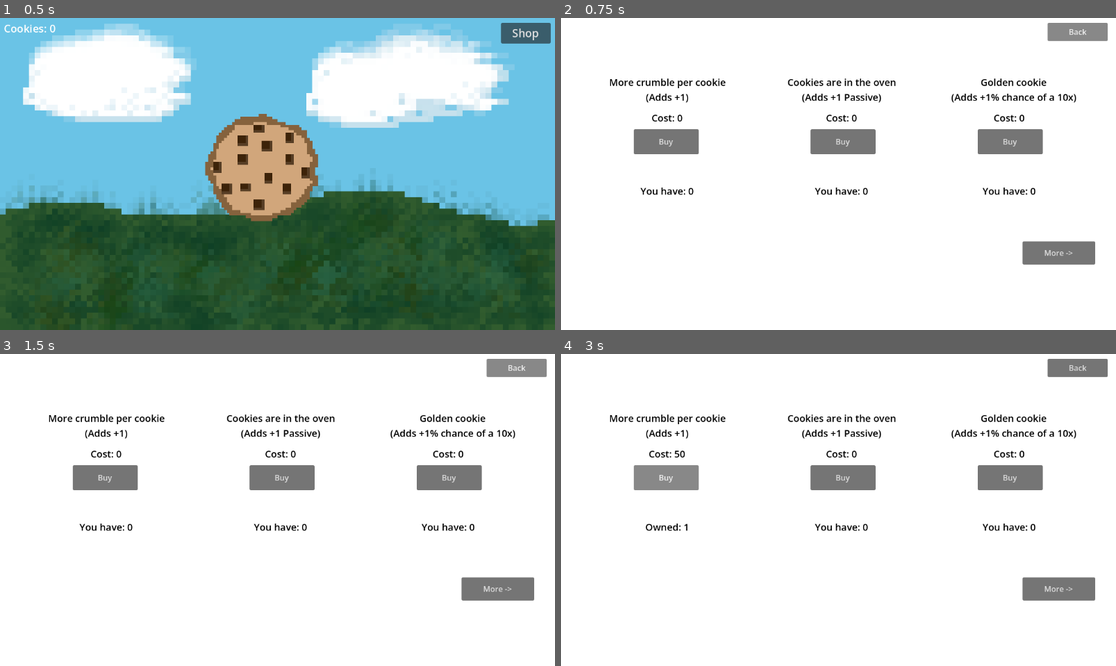
Above: before the commit, frames 1-4 (two rows, left to right).
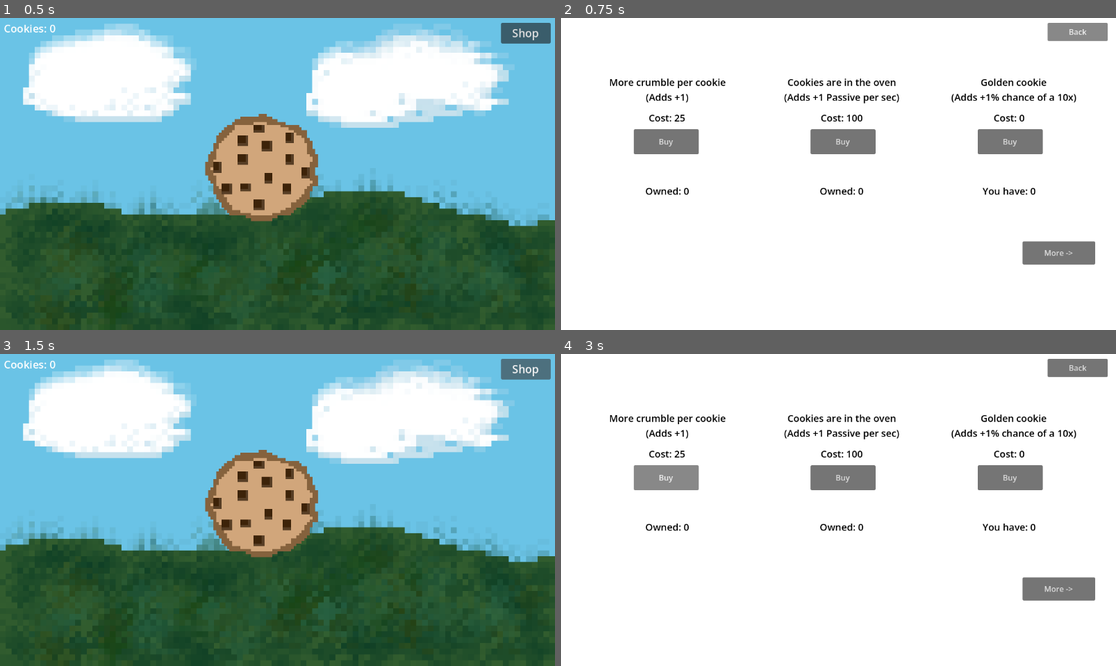
Above: after the commit, the same moments.

Repository: Crystal-153/Cookie-clicker
Game: Godot game, scene res://node.tscn
The game is run twice, just before and just after one commit, with the same random seed, the same clock (stepped at 60 frames per second) and the same inputs.
Inputs (mouse positions are in pixels of both pictures, inside the frame that each line leads up to):
- Up to frame 1 (0.5 s): no input
- Up to frame 2 (0.75 s): click "Back" at 0.5 s
- Up to frame 3 (1.5 s): click "Back" at 1.25 s
- Up to frame 4 (3 s): click (1088, 369) at 2 s, where only the run after the commit has a clickable "Shop"; click "Buy" at 2.75 s

Frame 1 is identical in both runs. In frame 2, 0.7% of the frame differs, in the area x 14-61%, y 24-57%; in frame 3, 89%, in the area x 0-100%, y 0-100%; in frame 4, 0.6%.

Commit message:
2 upgrades work now

Diff:
--- a/main.gd
+++ b/main.gd
@@ -1,9 +1,8 @@
 extends Node
-signal cookiePress
 @onready var scoreText=$score
 # Called when the node enters the scene tree for the first time.
 func _ready() -> void:
-	pass # Replace with function body.
+	scoreText.text = "Cookies: "+ str(Gamee.score)
 
 
 # Called every frame. 'delta' is the elapsed time since the previous frame.
@@ -15,5 +14,9 @@
 	get_tree().change_scene_to_file("res://shop.tscn")
 
 func _on_cookie_pressed() -> void:
-	cookiePress.emit()
+	Gamee.score+=Gamee.add
 	scoreText.text = "Cookies: "+ str(Gamee.score)
+
+
+func _on_timer_timeout() -> void:
+	Gamee.score+=Gamee.autoAmount
--- a/main.tscn
+++ b/main.tscn
@@ -42,5 +42,9 @@
 texture_pressed = ExtResource("3_lquwl")
 stretch_mode = 6
 
+[node name="Timer" type="Timer" parent="." unique_id=902978705]
+autostart = true
+
 [connection signal="pressed" from="shop" to="." method="_on_shop_pressed"]
 [connection signal="pressed" from="cookie" to="." method="_on_cookie_pressed"]
+[connection signal="timeout" from="Timer" to="." method="_on_timer_timeout"]
--- a/node.gd
+++ b/node.gd
@@ -3,21 +3,3 @@
 static var score=0
 static var add=1
 static var autoAmount=0
-# Called when the node enters the scene tree for the first time.
-func _ready() -> void:
-	pass # Replace with function body.
-
-
-# Called every frame. 'delta' is the elapsed time since the previous frame.
-func _process(_delta: float) -> void:
-	pass
-
-
-
-
-func _on_main_cookie_press() -> void:
-	score+=add
-
-
-func _on_timer_timeout() -> void:
-	score+=autoAmount
--- a/node.tscn
+++ b/node.tscn
@@ -1,9 +1,7 @@
 [gd_scene format=3 uid="uid://b65s62cp7wyi5"]
 
 [ext_resource type="Script" uid="uid://g3m1hgv4rjg5" path="res://node.gd" id="1_112p8"]
-[ext_resource type="Script" uid="uid://bldu7blv6gc2n" path="res://shop.gd" id="3_tda05"]
 [ext_resource type="PackedScene" uid="uid://b28kh7amyl040" path="res://main.tscn" id="4_e2u21"]
-[ext_resource type="Script" uid="uid://grhrcpn4fa4h" path="res://shop_2.gd" id="5_qn3nj"]
 [ext_resource type="PackedScene" uid="uid://c8jxmdss3v5hk" path="res://shop.tscn" id="5_tda05"]
 [ext_resource type="PackedScene" uid="uid://c0pd4ommcknb3" path="res://shop2.tscn" id="6_qn3nj"]
 
@@ -11,15 +9,7 @@
 script = ExtResource("1_112p8")
 
 [node name="shop" parent="." unique_id=1456735525 instance=ExtResource("5_tda05")]
-script = ExtResource("3_tda05")
 
 [node name="shop2" parent="." unique_id=1155712594 instance=ExtResource("6_qn3nj")]
-script = ExtResource("5_qn3nj")
 
 [node name="main" parent="." unique_id=1175136564 instance=ExtResource("4_e2u21")]
-
-[node name="Timer" type="Timer" parent="." unique_id=1785433316]
-autostart = true
-
-[connection signal="cookiePress" from="main" to="." method="_on_main_cookie_press"]
-[connection signal="timeout" from="Timer" to="." method="_on_timer_timeout"]
--- a/shop.gd
+++ b/shop.gd
@@ -15,8 +15,10 @@
 static var owned3=0
 # Called when the node enters the scene tree for the first time.
 func _ready() -> void:
-	pass # Replace with function body.
-
+	priceText1.text="Cost: "+str(price1)
+	ownedText1.text="Owned: "+str(owned1)
+	priceText2.text="Cost: "+str(price2)
+	ownedText2.text="Owned: "+str(owned2)
 
 # Called every frame. 'delta' is the elapsed time since the previous frame.
 func _process(delta: float) -> void:
@@ -24,20 +26,28 @@
 
 
 func _on_plusone_buy_pressed() -> void:
-	Gamee.score-=price1
-	Gamee.add+=1
-	price1*=2
-	owned1+=1
-	priceText1.text="Cost: "+str(price1)
-	ownedText1.text="Owned: "+str(owned1)
+	if price1<=Gamee.score:
+		Gamee.score-=price1
+		Gamee.add+=1
+		price1*=2
+		owned1+=1
+		priceText1.text="Cost: "+str(price1)
+		ownedText1.text="Owned: "+str(owned1)
 
 
 
 
 
 func _on_oven_buy_pressed() -> void:
-	Gamee.score-=price2
-	price2*=1.5
-	owned2+=1
-	priceText2.text="Cost: "+str(price2)
-	ownedText2.text="Owned: "+str(owned2)
+	if price2<=Gamee.score:
+		Gamee.score-=price2
+		price2*=1.5
+		owned2+=1
+		Gamee.autoAmount+=1
+		priceText2.text="Cost: "+str(price2)
+		ownedText2.text="Owned: "+str(owned2)
+
+
+
+func _on_back_pressed() -> void:
+	get_tree().change_scene_to_file("res://main.tscn")
--- a/shop.tscn
+++ b/shop.tscn
@@ -9,7 +9,7 @@
 offset_right = 1152.0
 offset_bottom = 648.0
 
-[node name="Button" type="Button" parent="." unique_id=496455272]
+[node name="back" type="Button" parent="." unique_id=496455272]
 offset_left = 1010.0
 offset_top = 10.0
 offset_right = 1135.0
@@ -35,7 +35,7 @@
 theme_override_colors/font_color = Color(0, 0, 0, 1)
 theme_override_font_sizes/font_size = 20
 text = "Cookies are in the oven
-(Adds +1 Passive)"
+(Adds +1 Passive per sec)"
 horizontal_alignment = 1
 
 [node name="goldencookie" type="Label" parent="." unique_id=909417124]
@@ -137,5 +137,6 @@
 offset_bottom = 512.0
 text = "More ->"
 
+[connection signal="pressed" from="back" to="." method="_on_back_pressed"]
 [connection signal="pressed" from="plusoneBuy" to="." method="_on_plusone_buy_pressed"]
 [connection signal="pressed" from="ovenBuy" to="." method="_on_oven_buy_pressed"]
--- a/shop2.tscn
+++ b/shop2.tscn
@@ -1,6 +1,9 @@
 [gd_scene format=3 uid="uid://c0pd4ommcknb3"]
 
-[node name="shopSec" type="Node" unique_id=1155712594]
+[ext_resource type="Script" uid="uid://grhrcpn4fa4h" path="res://shop_2.gd" id="1_ym8ew"]
+
+[node name="shop2" type="Node" unique_id=1155712594]
+script = ExtResource("1_ym8ew")
 
 [node name="ColorRect" type="ColorRect" parent="." unique_id=1031385345]
 offset_right = 1152.0
@@ -26,6 +29,7 @@
 theme_override_font_sizes/font_size = 20
 text = "Cost: 0"
 horizontal_alignment = 1
+metadata/_edit_use_anchors_ = true
 
 [node name="timestwoBuy" type="Button" parent="." unique_id=2087402176]
 offset_left = 151.0
@@ -133,3 +137,5 @@
 offset_right = 1135.0
 offset_bottom = 48.0
 text = "Back"
+
+[connection signal="pressed" from="back" to="." method="_on_back_pressed"]
--- a/shop_2.gd
+++ b/shop_2.gd
@@ -9,3 +9,6 @@
 # Called every frame. 'delta' is the elapsed time since the previous frame.
 func _process(delta: float) -> void:
 	pass
+
+func _on_back_pressed() -> void:
+	get_tree().change_scene_to_file("res://main.tscn")
